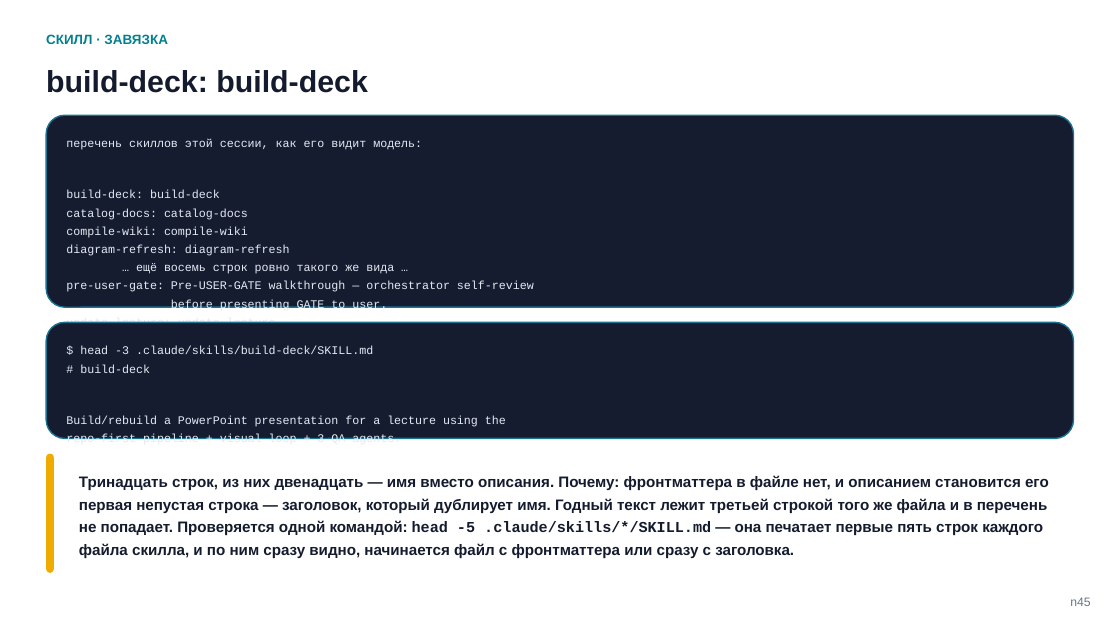
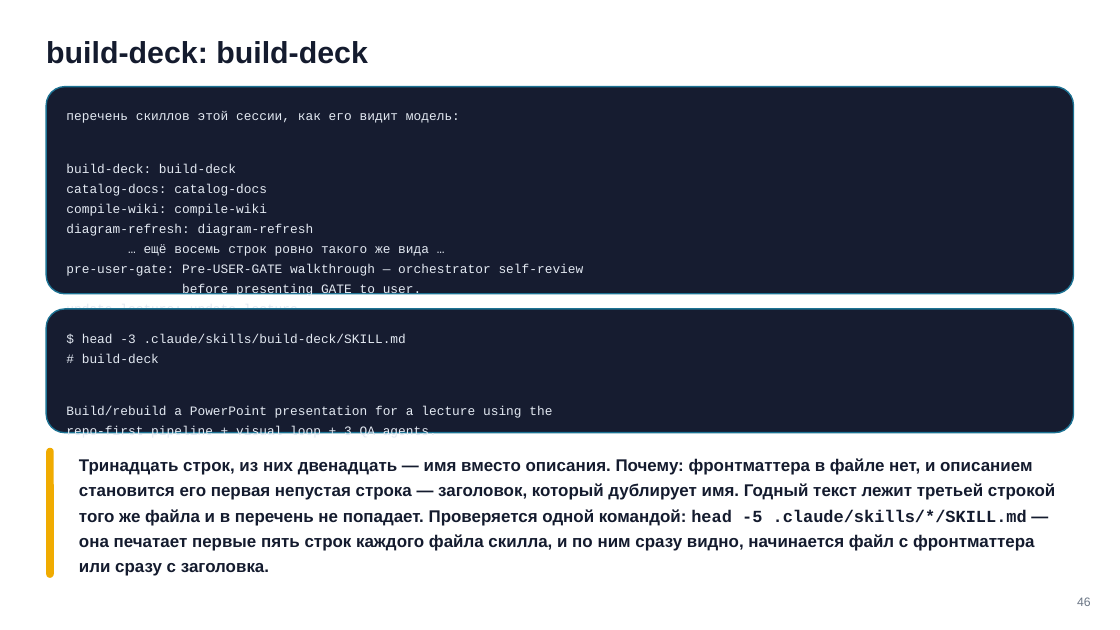
Before and after one commit to tellina-study/AI-usage-lessons, a slide deck: slide 46 of library/seminars/sem-05/rendered/sem-05.pptx. Drawn at 1120x630 pixels with LibreOffice and Linux fonts; fonts in the diff are those of the drawing. Boxes give left, top, right and bottom in pixels: in the first picture for what was removed or moved away, otherwise in the second. Text is boxed around its words. In the diff, an @@ line names an element or a change of style, - is before the commit and + after.

```diff
--- a/library/seminars/sem-05/rendered/sem-05.pptx
+++ b/library/seminars/sem-05/rendered/sem-05.pptx
@@ text "build-deck: build-deck": place and size @@
-text "build-deck: build-deck" at (46, 70, 368, 93)
+text "build-deck: build-deck" at (46, 41, 368, 64)
@@ text removed at (46, 34, 167, 44) @@
-СКИЛЛ · ЗАВЯЗКА
@@ rounded rectangle at (46, 87, 1074, 294): proportions changed @@
@@ rounded rectangle: place and size @@
-rounded rectangle at (46, 115, 1074, 308)
+rounded rectangle at (46, 87, 1074, 294)
@@ text "перечень скиллов этой сессии, как ..." at (66, 111, 584, 310): size 10 to 11 pt @@
@@ text "перечень скиллов этой сессии, как ...": place and size @@
-text "перечень скиллов этой сессии, как ..." at (66, 139, 534, 323)
+text "перечень скиллов этой сессии, как ..." at (66, 111, 584, 310)
@@ rounded rectangle: place and size @@
-rounded rectangle at (46, 323, 1074, 439)
+rounded rectangle at (46, 309, 1074, 433)
@@ rounded rectangle at (46, 309, 1074, 433): proportions changed @@
@@ text "$ head -3 .claude/skills/build-deck/SKILL.md": place and size @@
-text "$ head -3 .claude/skills/build-deck/SKILL.md" at (66, 346, 506, 439)
+text "$ head -3 .claude/skills/build-deck/SKILL.md" at (66, 333, 552, 440)
@@ text "$ head -3 .claude/skills/build-deck/SKILL.md" at (66, 333, 552, 440): size 10 to 11 pt @@
@@ rounded rectangle: place and size @@
-rounded rectangle at (46, 454, 54, 573)
+rounded rectangle at (46, 448, 54, 578)
@@ text "Тринадцать строк, из них двенадцать ..." at (79, 458, 1055, 576): size 13 to 14.5 pt @@
@@ text at (1077, 597, 1091, 606): text changed @@
-n45
+46
```
Also in this commit, not shown: 67 other slides changed, 6 other files.
